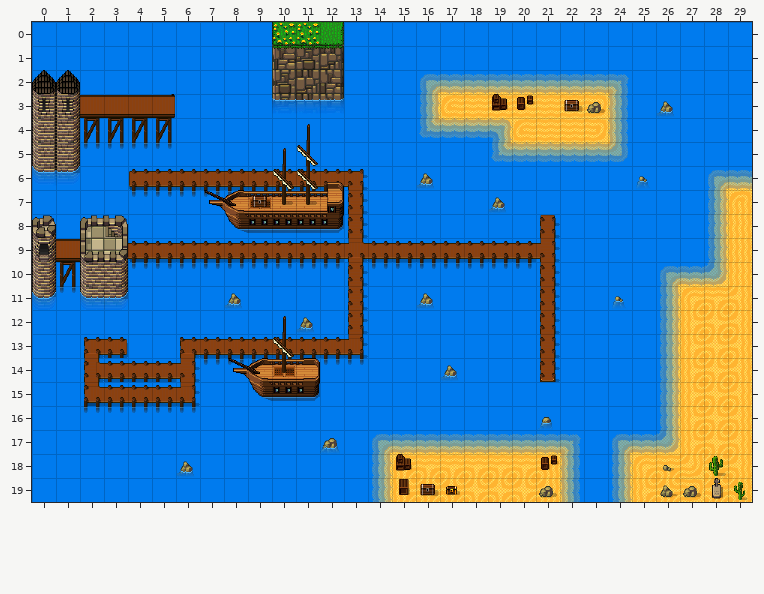
A Tiled map gets an edit: assets/images/tiled/Mapa da agua.tmx. That is the earlier state.
Cells are 32x32 px. Shown: x 0..29, y 0..19.
After the commit:
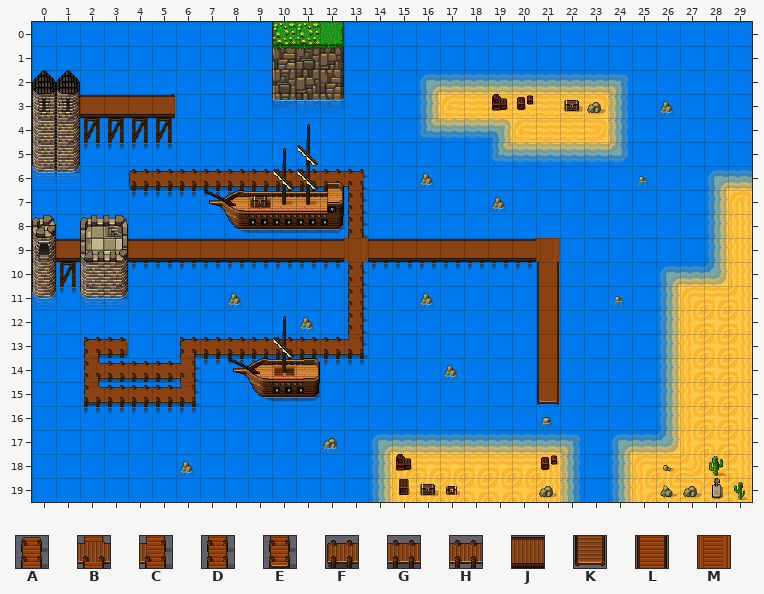
Key: from "Slates v.2 [32x32px orthogonal": A 79, B 133, C 134, D 135, E 191, F 244, G 245, H 693, J 1080, K 1081 turned 180, L 1194, M 1251.
_ is an empty cell, . an unchanged one.
The author wrote: Ajuste no tamanho do mapa e valores do Atlas
Diff:
--- layer "Ponte"
@@ x 4..21 @@
- 8 .................A
- 9 FGGGGGGGGBGGGGGGGC
-10 .................D
-11 .................D
-12 .................D
-13 .................D
-14 .................E
-15 ................._
+ 8 ................._
+ 9 _JJJJJJJJMJJJJJJJM
+10 .................L
+11 .................L
+12 .................L
+13 .................L
+14 .................L
+15 .................K
--- layer "Cidade"
@@ x 4..4 @@
- 9 H
+ 9 J
Pixel boxes of the changes (left, top, right, bottom) in both pictures:
changed: (128, 215, 560, 405)
